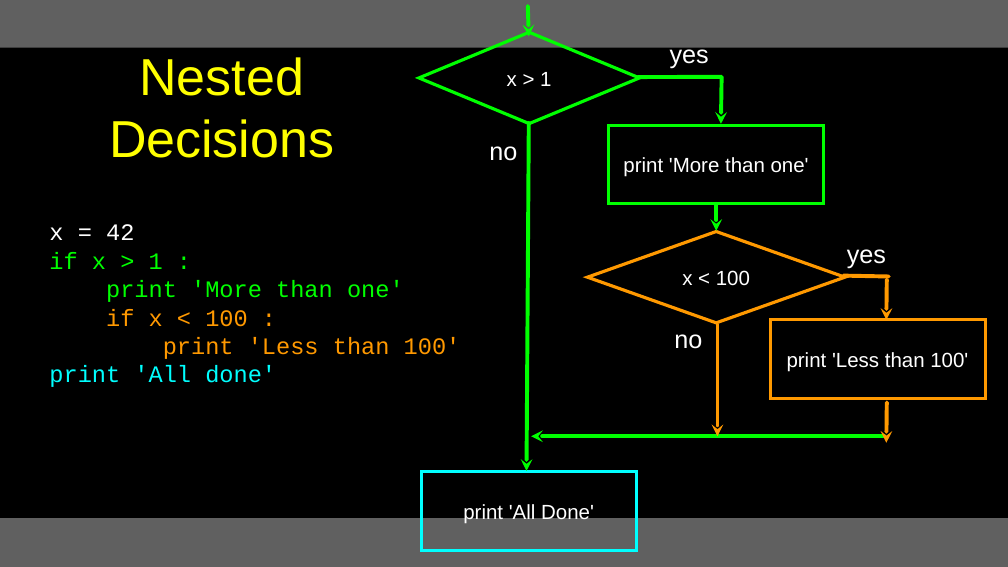
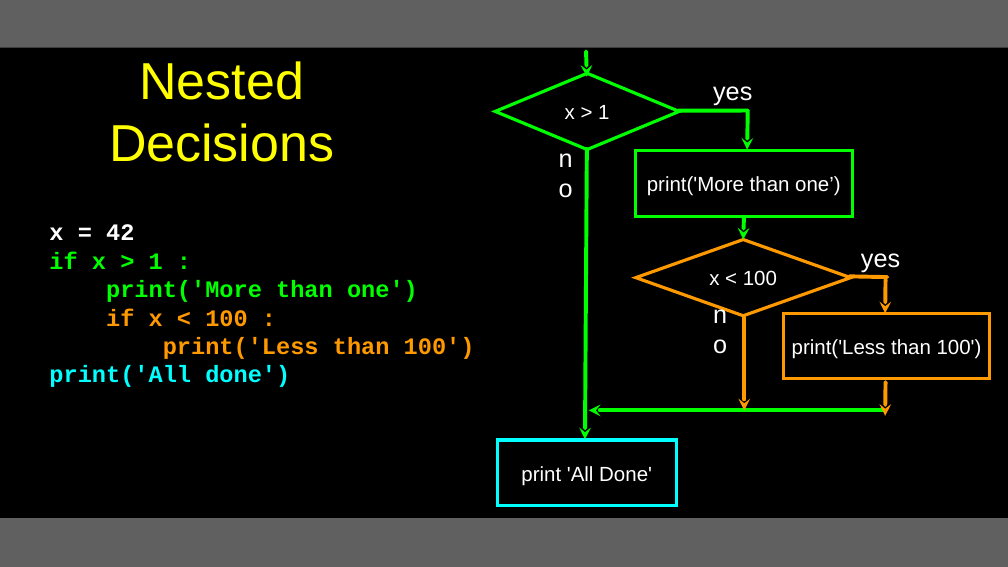
Before and after one commit to csev/py4e, a slide deck: slide 11 of lectures3/Pythonlearn-03-Conditional.pptx. Drawn at 1008x567 pixels with LibreOffice and Linux fonts; fonts in the diff are those of the drawing. Boxes give left, top, right and bottom in pixels: in the first picture for what was removed or moved away, otherwise in the second. Text is boxed around its words. In the diff, an @@ line names an element or a change of style, - is before the commit and + after.

```diff
--- a/lectures3/Pythonlearn-03-Conditional.pptx
+++ b/lectures3/Pythonlearn-03-Conditional.pptx
@@ text "Nested Decisions": place and size @@
-text "Nested Decisions" at <box>109,57,334,158</box>
+text "Nested Decisions" at <box>109,61,334,162</box>
@@ arrow moved from (529, 36) - (528, 6) to (587, 77) - (586, 52) @@
@@ diamond "x > 1": place and size @@
-diamond "x > 1" at <box>419,32,639,124</box>
+diamond "x > 1" at <box>495,73,679,149</box>
@@ text "yes" rewrapped from <box>670,42,709,68</box> to <box>713,86,752,106</box> @@
@@ line moved from (638, 77) - (722, 77) to (678, 111) - (748, 111) @@
@@ arrow moved from (721, 124) - (722, 77) to (747, 150) - (748, 111) @@
@@ arrow moved from (527, 471) - (529, 122) to (585, 439) - (587, 149) @@
@@ text "no" rewrapped from <box>489,146,517,161</box> to <box>552,158,579,187</box> @@
@@ rectangle "print('More than one’)": place and size @@
-rectangle "print('More than one’)" at <box>609,125,824,204</box>
+rectangle "print('More than one’)" at <box>636,151,852,217</box>
@@ text in rectangle at <box>647,176,841,196</box>: text changed @@
-print 'More than one'
+print('More than one’)
@@ text at <box>49,224,248,327</box>: bold on in "x = 42", "if x > 1 :", "if x < 100 :" @@
@@ arrow moved from (716, 231) - (716, 204) to (743, 240) - (744, 217) @@
@@ diamond "x < 100": place and size @@
-diamond "x < 100" at <box>587,231,845,323</box>
+diamond "x < 100" at <box>636,240,850,316</box>
@@ text "yes": place and size @@
-text "yes" at <box>847,249,886,268</box>
+text "yes" at <box>861,253,900,273</box>
@@ text at <box>106,280,418,302</box>: text changed; bold on @@
-print 'More than one'
+print('More than one')
@@ line moved from (844, 276) - (889, 277) to (849, 276) - (887, 277) @@
@@ arrow moved from (886, 320) - (887, 279) to (885, 314) - (886, 279) @@
@@ text "no" rewrapped from <box>674,334,702,349</box> to <box>706,314,734,343</box> @@
@@ arrow moved from (717, 436) - (717, 325) to (744, 410) - (744, 317) @@
@@ rectangle "print('Less than 100')": place and size @@
-rectangle "print('Less than 100')" at <box>770,320,985,399</box>
+rectangle "print('Less than 100')" at <box>783,313,990,379</box>
@@ text at <box>49,337,475,387</box>: text changed; bold on @@
-print 'Less than 100'
-print 'All done'
+print('Less than 100')
+print('All done')
@@ text in rectangle at <box>792,339,982,359</box>: text changed @@
-print 'Less than 100'
+print('Less than 100')
@@ arrow moved from (886, 443) - (887, 403) to (885, 416) - (886, 382) @@
@@ arrow moved from (531, 436) - (884, 436) to (589, 410) - (883, 410) @@
@@ rectangle "print 'All Done'": place and size @@
-rectangle "print 'All Done'" at <box>421,472,636,550</box>
+rectangle "print 'All Done'" at <box>497,440,676,506</box>
```
Also in this commit, not shown: 30 other slides changed, 1 slide added, 5 other files.
